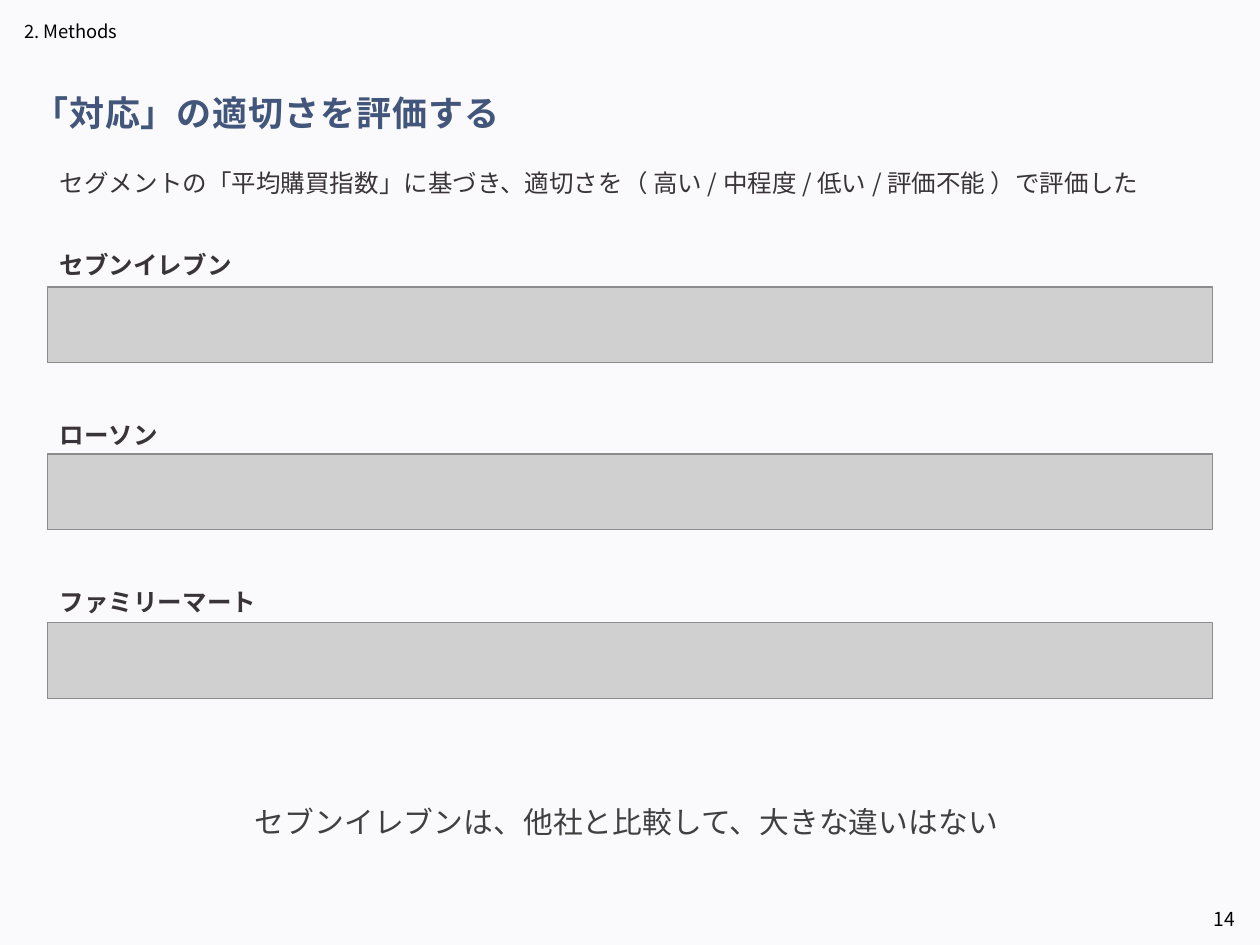
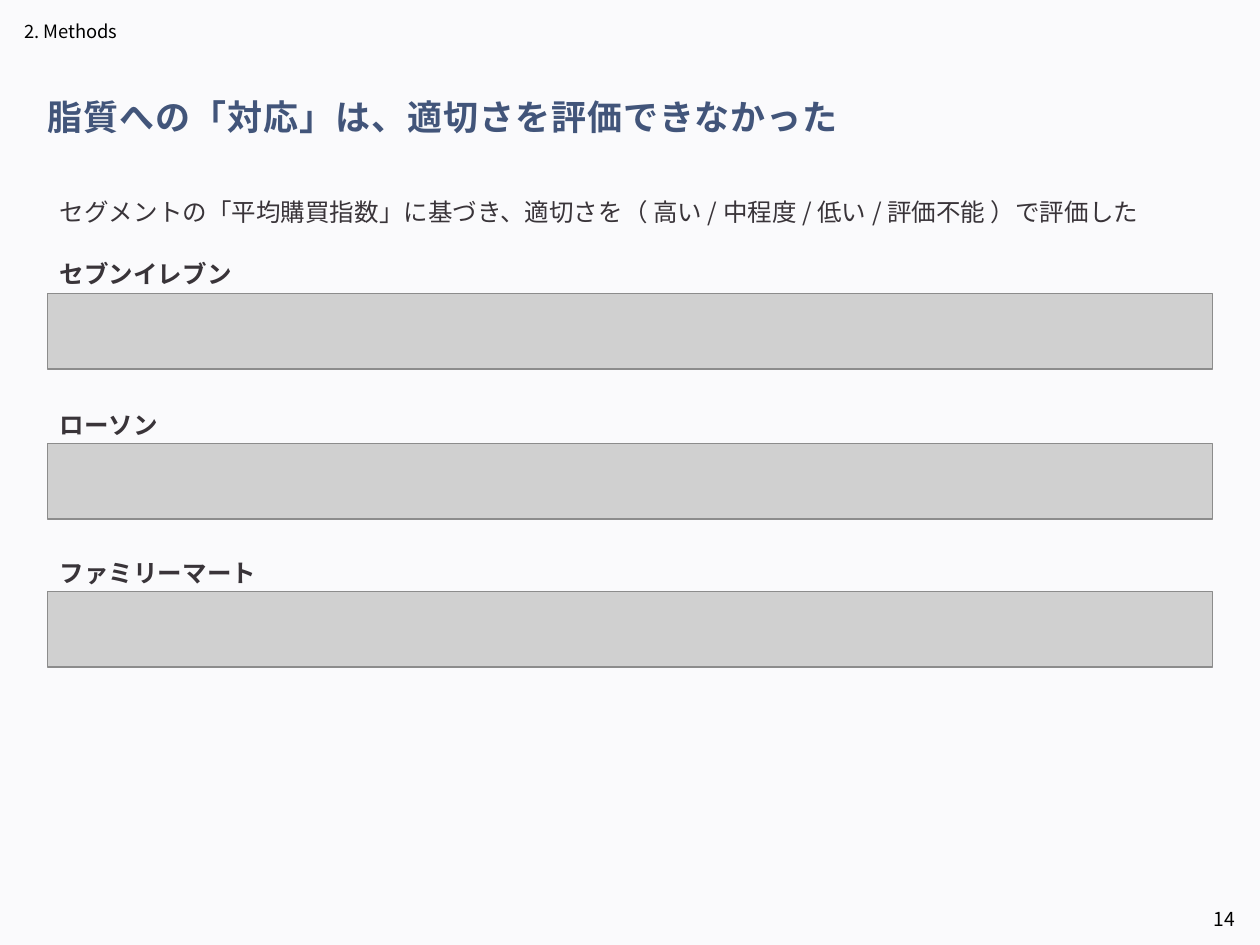
Before and after one commit to aoiseki0415/Accenture_CEO, a slide deck: slide 14 of 提出物一覧/アクセンチュア_中間発表.pptx. Drawn at 1260x945 pixels with LibreOffice and Linux fonts; fonts in the diff are those of the drawing; grey boxes stand for pictures. Boxes give left, top, right and bottom in pixels: in the first picture for what was removed or moved away, otherwise in the second. Text is boxed around its words. In the diff, an @@ line names an element or a change of style, - is before the commit and + after.

```diff
--- a/提出物一覧/アクセンチュア_中間発表.pptx
+++ b/提出物一覧/アクセンチュア_中間発表.pptx
@@ text at (x1=48, y1=100, x2=838, y2=133): text changed @@
-「対応」の適切さを評価する
+脂質への「対応」は、適切さを評価できなかった
@@ text "セグメントの「平均購買指数」に基づき、適切さを（ 高い / 中程度 / ..." moved from (x1=60, y1=171, x2=1138, y2=194) to (x1=60, y1=200, x2=1138, y2=223) @@
@@ text "セブンイレブン" moved from (x1=60, y1=253, x2=232, y2=275) to (x1=60, y1=262, x2=232, y2=284) @@
@@ picture moved from (x1=48, y1=287, x2=1213, y2=363) to (x1=48, y1=294, x2=1213, y2=369) @@
@@ text "ローソン" moved from (x1=60, y1=425, x2=158, y2=445) to (x1=60, y1=415, x2=158, y2=435) @@
@@ picture moved from (x1=48, y1=454, x2=1213, y2=529) to (x1=48, y1=444, x2=1213, y2=519) @@
@@ text "ファミリーマート" moved from (x1=60, y1=591, x2=256, y2=613) to (x1=60, y1=562, x2=256, y2=584) @@
@@ picture moved from (x1=48, y1=622, x2=1213, y2=698) to (x1=48, y1=591, x2=1213, y2=667) @@
@@ text removed at (x1=255, y1=807, x2=998, y2=836) @@
-セブンイレブンは、他社と比較して、大きな違いはない
```
Also in this commit, not shown: 13 other slides changed, 2 slides added, 2 slides removed, 1 other file.
